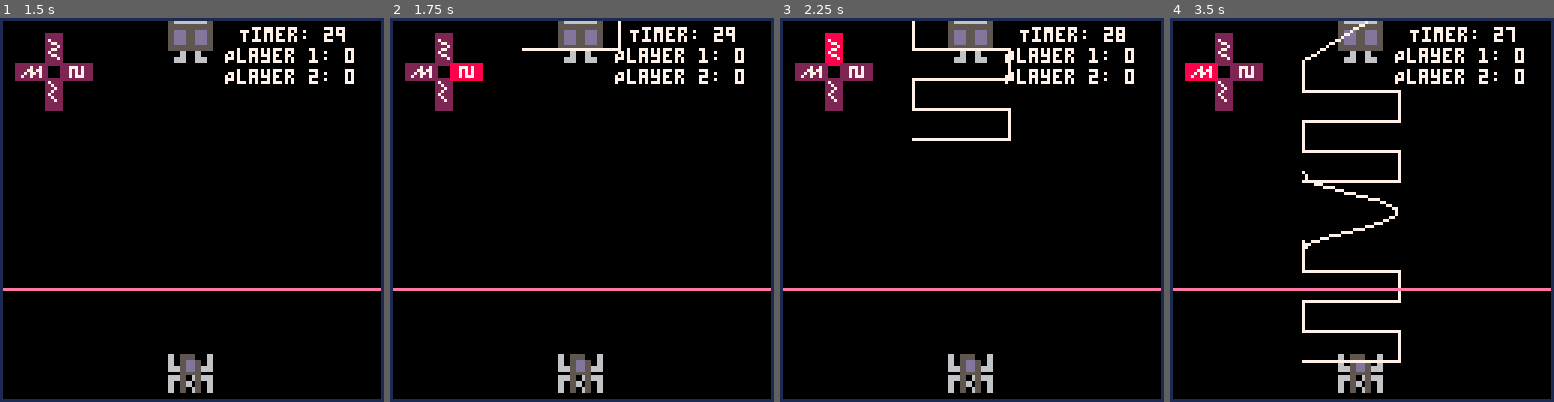
Above: before the commit, frames 1-4 (left to right).
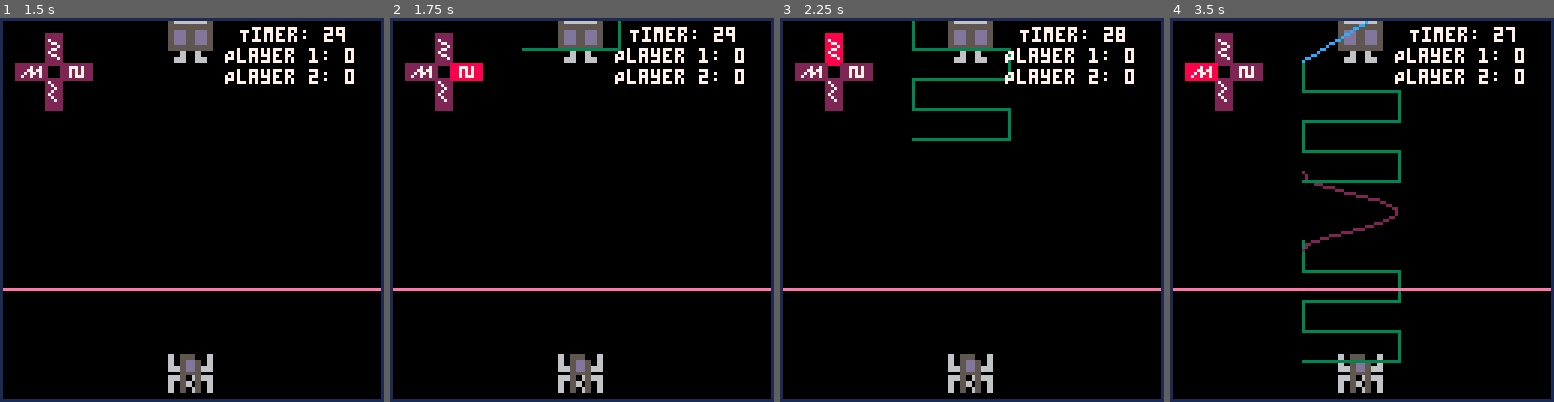
Above: after the commit, the same moments.

Repository: egitelma/pico_radio
Game: PICO-8 cartridge radio.p8
The game is run twice, just before and just after one commit, with the same random seed, the same clock (stepped at 60 frames per second) and the same inputs.
Inputs:
- Up to frame 1 (1.5 s): tap O (Z key) at 0.7 s
- Up to frame 2 (1.75 s): hold Right from 1.6 s (still down); tap O (Z key) at 1.7 s
- Up to frame 3 (2.25 s): release Right at 2.1 s; tap O (Z key) at 2.1 s; hold Up from 2.15 s (still down)
- Up to frame 4 (3.5 s): release Up at 2.42 s; hold Right 2.47-3.03 s; tap O (Z key) at 2.5, 2.9, 3.3 s; hold Left from 3.08 s (still down)

Frame 1 is identical in both runs. In frame 2, 0.3% of the frame differs, in the area x 34-61%, y 0-9%; in frame 3, 1.0%; in frame 4, 2.6%, in the area x 34-61%, y 0-90%.

Commit message:
waves are now different colors✨

Diff:
--- a/radio.p8
+++ b/radio.p8
@@ -28,7 +28,7 @@
     setmetatable(newWave, Wave)
     newWave.type = type
     newWave.size = size
-    newWave.color = 2 --maroon-ish
+    newWave.color = 2 --maroon-ish, as a baseline
     newWave.lineList = {} --for storing individual lines
     -- types: sawtooth, square, sine, triangle
     if(type == "sawtooth") then
@@ -37,6 +37,8 @@
         newWave.color = 3 --a pleasant green
     elseif(type == "sine") then
         newWave.color = 2 --maroon-ish
+    elseif(type == "triangle") then
+        newWave.color = 14 --nice pink
     end
     return newWave
 end
@@ -342,7 +344,7 @@
     line(1, line2height, 126, line2height, 14)
 end
 
-function createLine(type) -- draw a red box that gts added to the lineList
+function createLine(type) -- draw waves coming from the player
     if(receivingPlayer == 1) then
         p1 = playerOne
     else
@@ -489,11 +491,10 @@
     end
 end
 
-function drawLines()
+function drawLines() --draws the actual waves themselves
     for i = 1, #waveArray do
         for j=1, #(waveArray[i].lineList) do
-            line(waveArray[i].lineList[j].x1, waveArray[i].lineList[j].y1, waveArray[i].lineList[j].x2, waveArray[i].lineList[j].y2)
-            -- rectfill(waveArray[i].lineList[j].x, waveArray[i].lineList[j].y, waveArray[i].lineList[j].x + waveArray[i].lineList[j].size, waveArray[i].lineList[j].y + waveArray[i].lineList[j].size, 8)
+            line(waveArray[i].lineList[j].x1, waveArray[i].lineList[j].y1, waveArray[i].lineList[j].x2, waveArray[i].lineList[j].y2, waveArray[i].color)
         end
     end
 end
